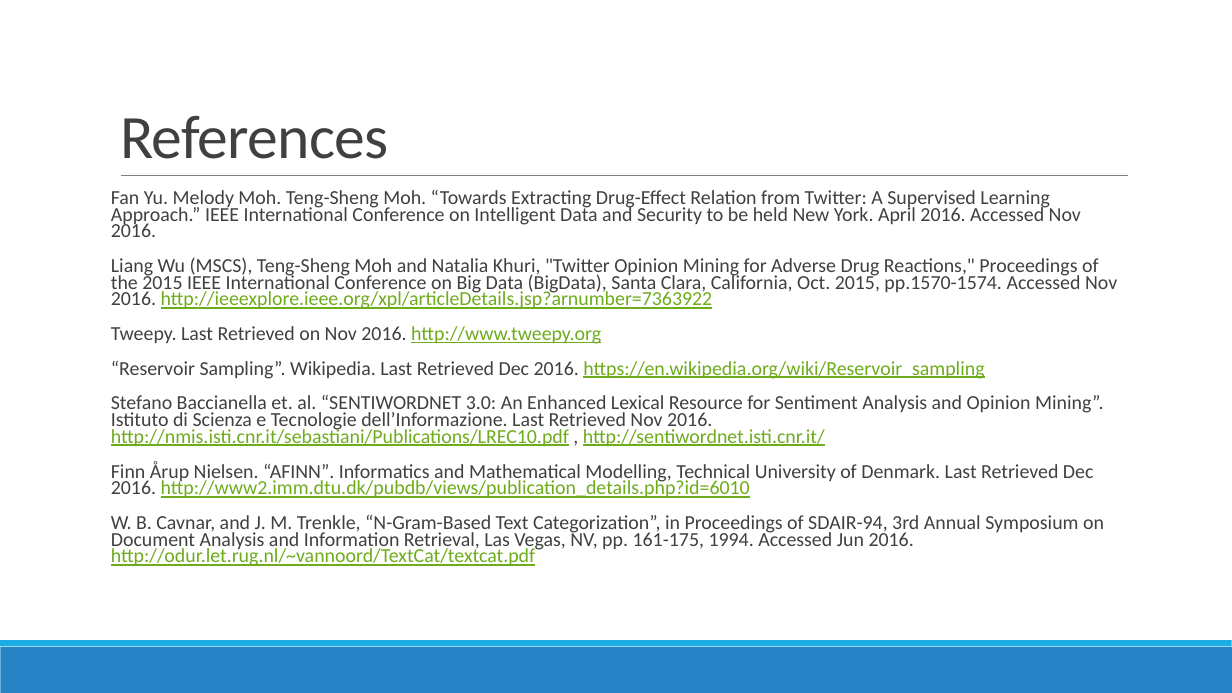
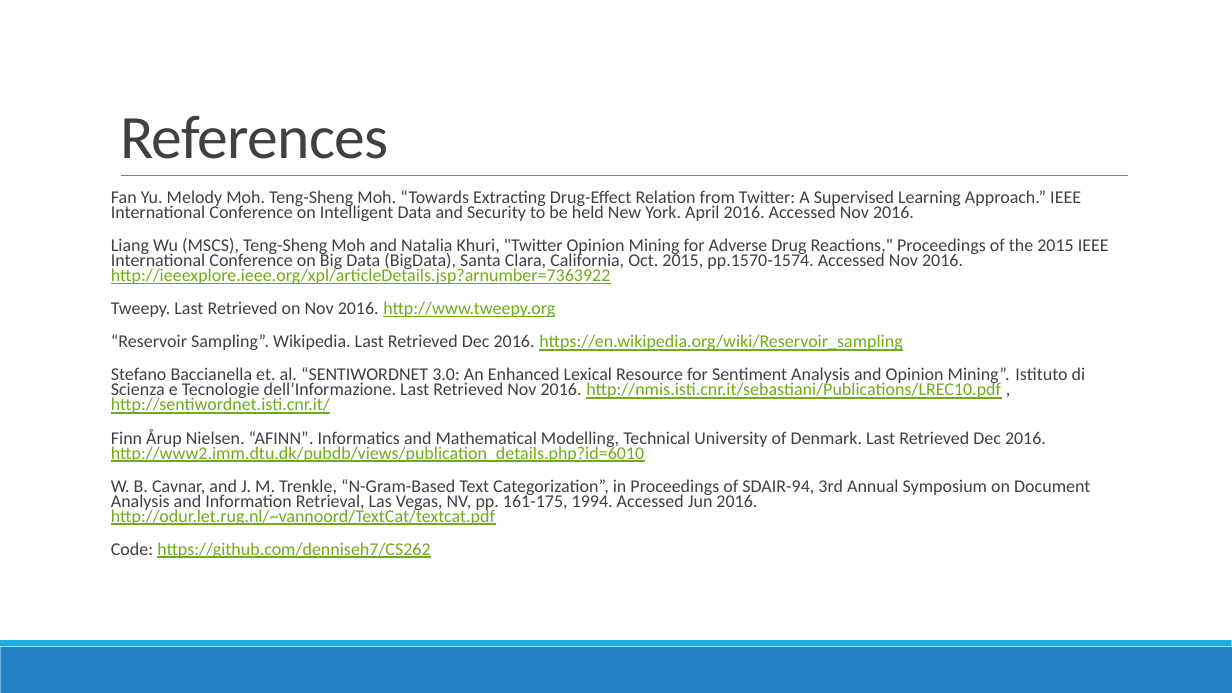
Before and after one commit to denniseh7/CS262, a slide deck: slide 26 of CS262_Project_Presentation_Dennis_Hsu.pptx (slide 22 before the commit). Drawn at 1232x693 pixels with LibreOffice and Linux fonts; fonts in the diff are those of the drawing. Boxes give left, top, right and bottom in pixels: in the first picture for what was removed or moved away, otherwise in the second. Text is boxed around its words. In the diff, an @@ line names an element or a change of style, - is before the commit and + after.

```diff
--- a/CS262_Project_Presentation_Dennis_Hsu.pptx
+++ b/CS262_Project_Presentation_Dennis_Hsu.pptx
@@ text at [111,190,1109,525]: size 15.5 to 14 pt @@
@@ text at [111,542,430,558]: paragraph added @@
+Code: https://github.com/denniseh7/CS262
```
Also in this commit, not shown: 4 other slides changed, 5 slides added, 1 slide removed, 16 other files.
